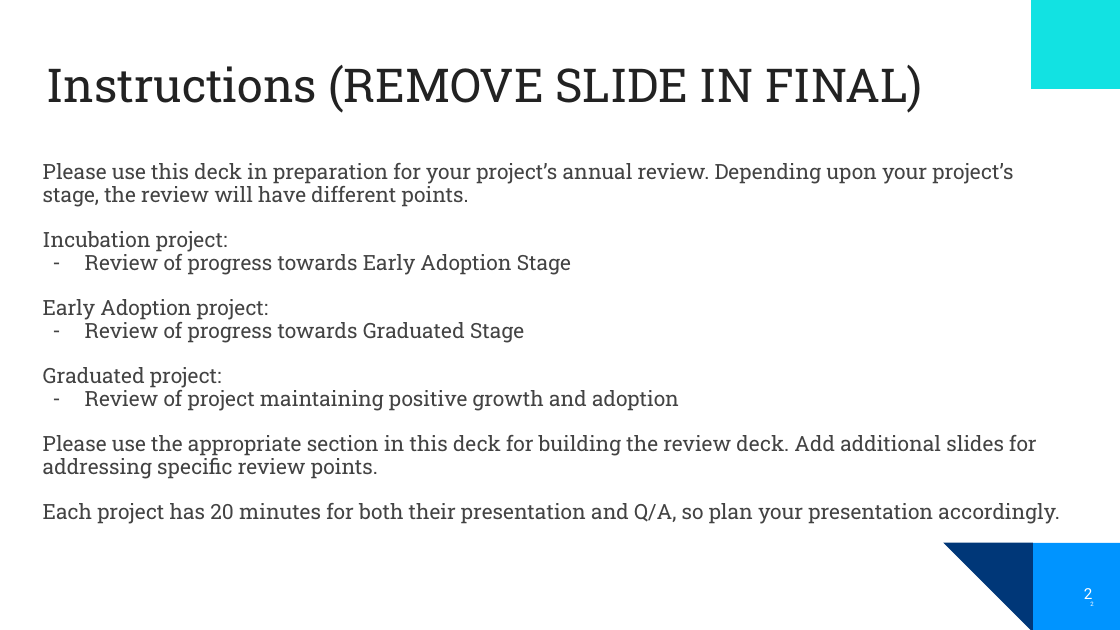
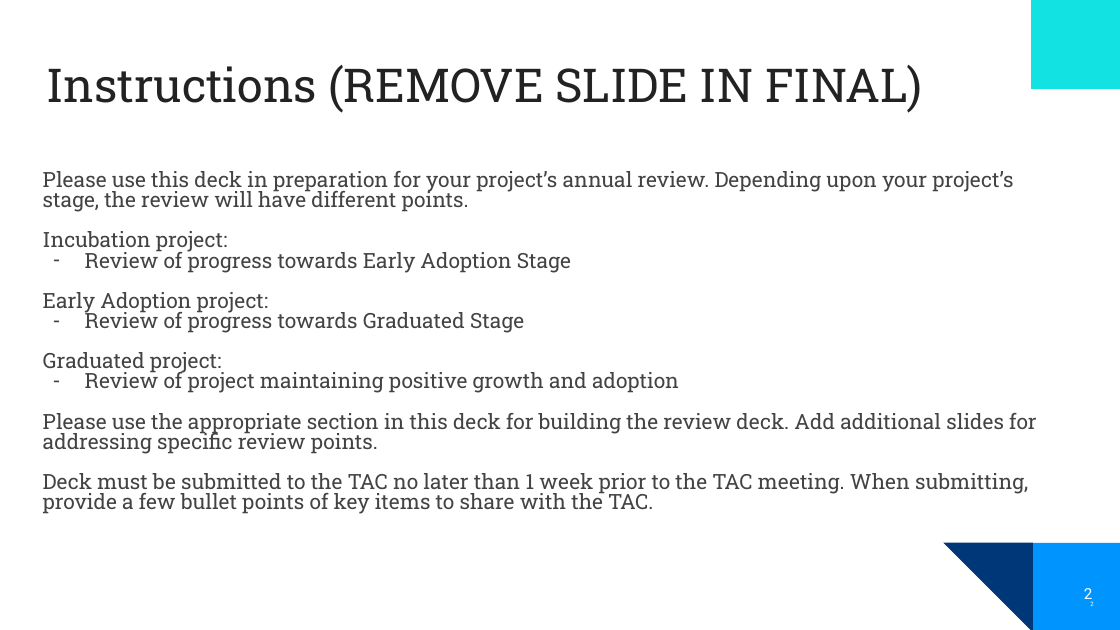
Before and after one commit to lf-energy/tac, a slide deck: slide 2 of process/annual_review_template.pptx. Drawn at 1120x630 pixels with LibreOffice and Linux fonts; fonts in the diff are those of the drawing; background and template pictures are left out. Boxes give left, top, right and bottom in pixels: in the first picture for what was removed or moved away, otherwise in the second. Text is boxed around its words. In the diff, an @@ line names an element or a change of style, - is before the commit and + after.

Commit message:
Add new review template

```diff
--- a/process/annual_review_template.pptx
+++ b/process/annual_review_template.pptx
@@ text at (x1=43, y1=171, x2=1037, y2=454): line spacing 0.9 to 0.8 @@
@@ text at (x1=43, y1=473, x2=1028, y2=514): text changed @@
-Each project has 20 minutes for both their presentation and Q/A, so plan your presentation accordingly.
+Deck must be submitted to the TAC no later than 1 week prior to the TAC meeting. When submitting, provide a few bullet points of key items to share with the TAC.
```
Also in this commit, not shown: 3 other slides changed, 1 slide removed.
